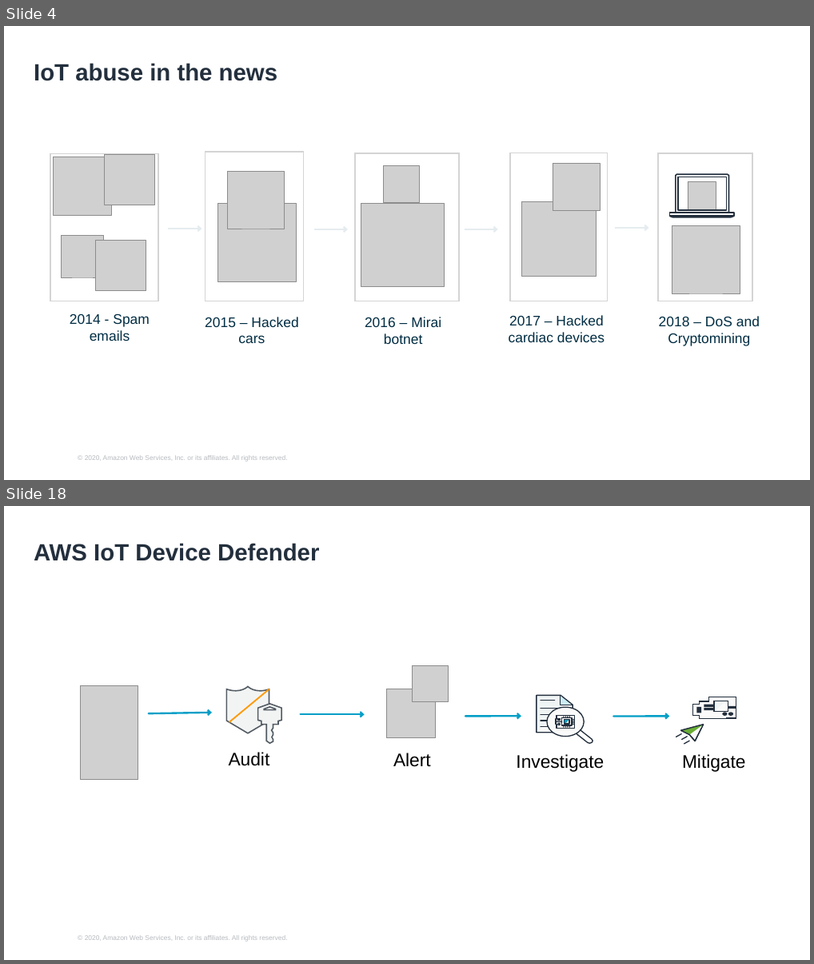
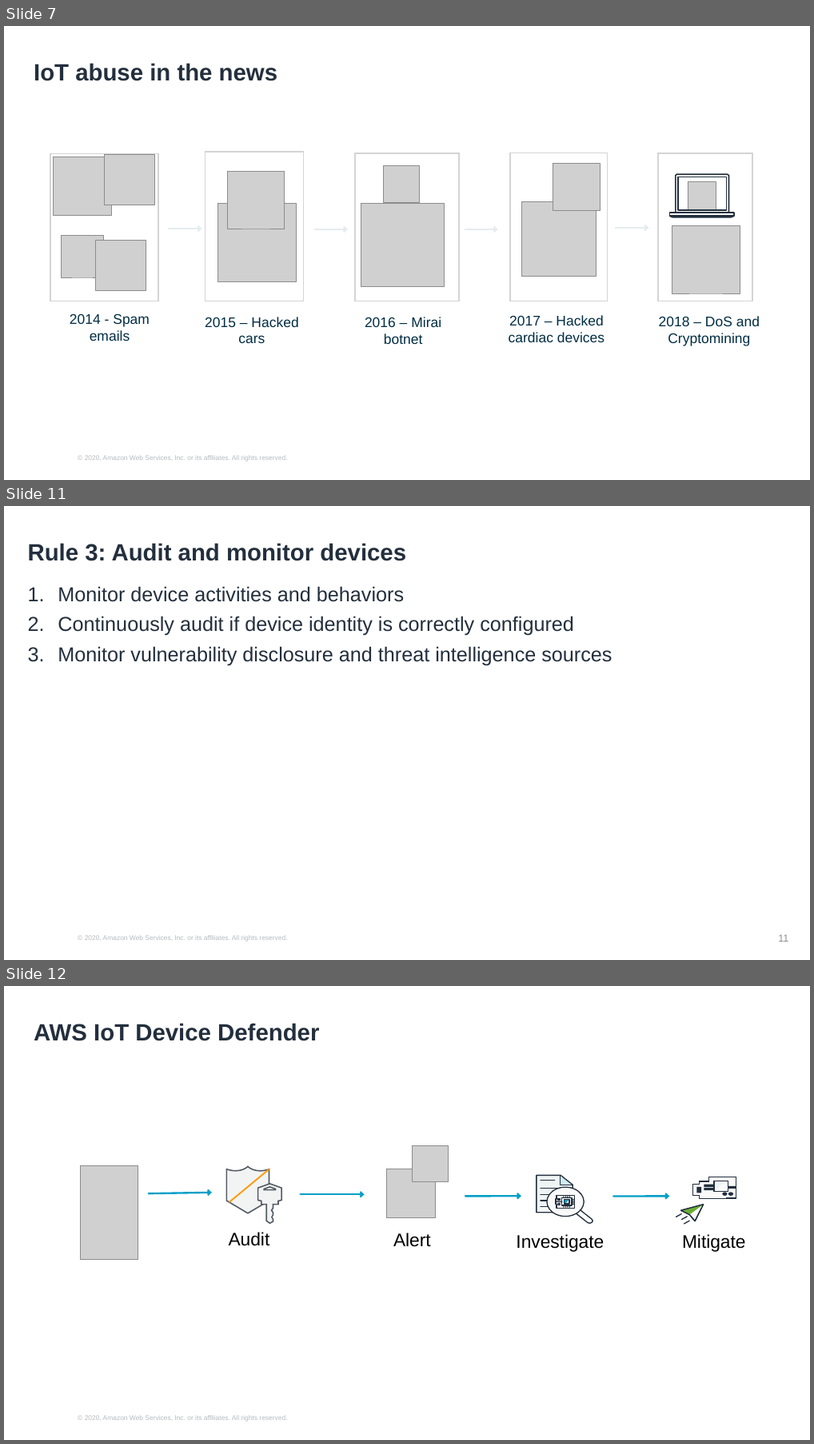
Before and after one commit to hongpham/Workshop-Protect-your-IoT-fleet, a slide deck: Protect your IoT fleet presentation.pptx. Shown one above the other, each under a label of ours: slides 4 and 18 before the commit, slides 7, 11 and 12 after it; the slides between them are not shown. The pictures are 814x964 and 814x1444 pixels, drawn with LibreOffice and Linux fonts; fonts in the diff are those of the drawing; grey boxes stand for pictures; background and template pictures are left out. Boxes give left, top, right and bottom in pixels: in the first picture for what was removed or moved away, otherwise in the second. Text is boxed around its words. In the diff, an @@ line names an element or a change of style, - is before the commit and + after.

```diff
--- a/Protect your IoT fleet presentation.pptx
+++ b/Protect your IoT fleet presentation.pptx
@@ slide 11 added at [4, 506, 810, 960], background #FFFFFF; not listed: 1 template element that a slide beside it also shows @@
@@ title added at [28, 543, 406, 561], 28 pt, text #232F3D, bold @@
+Rule 3: Audit and monitor devices
@@ text added at [58, 586, 612, 666], 24 pt, text #232F3D @@
+1. Monitor device activities and behaviors
+2. Continuously audit if device identity is correctly configured
+3. Monitor vulnerability disclosure and threat intelligence sources
@@ page number added at [778, 934, 789, 941], 12 pt, text #8D8F92 @@
+11
@@ what was slide 4 is now slide 7 @@
@@ what was slide 18 is now slide 12 @@
```
Also in this commit, not shown: 5 slides changed, 7 other slides added, 5 slides removed, 7 other files.
